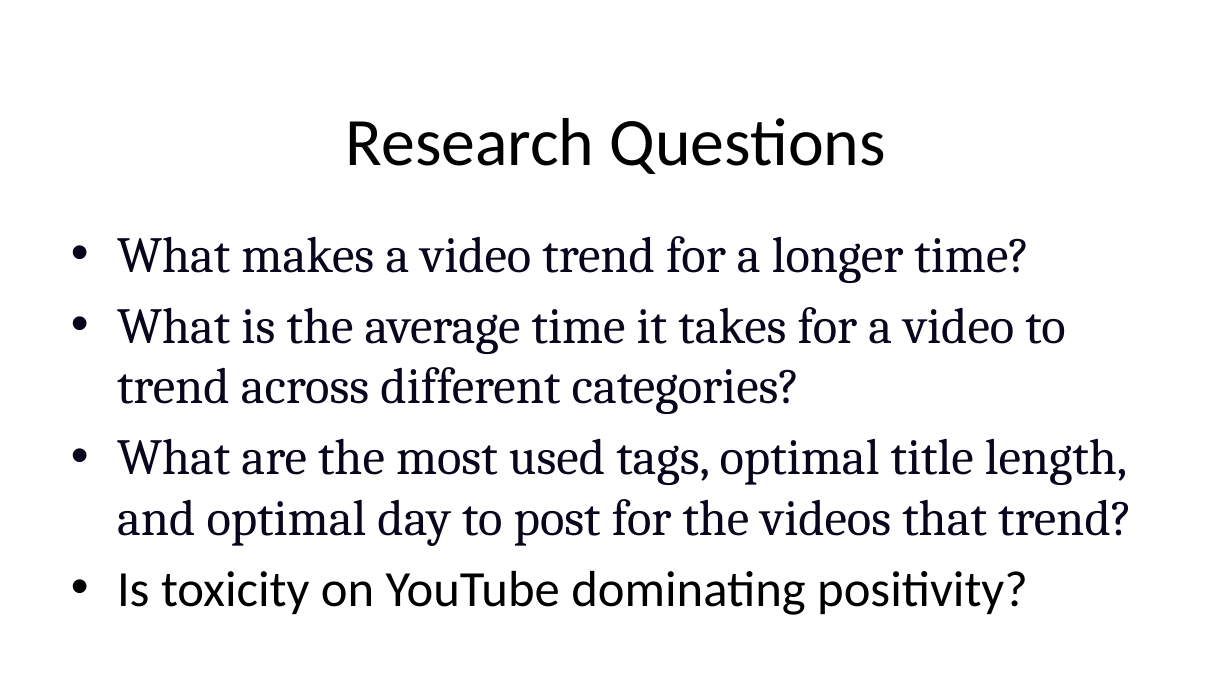
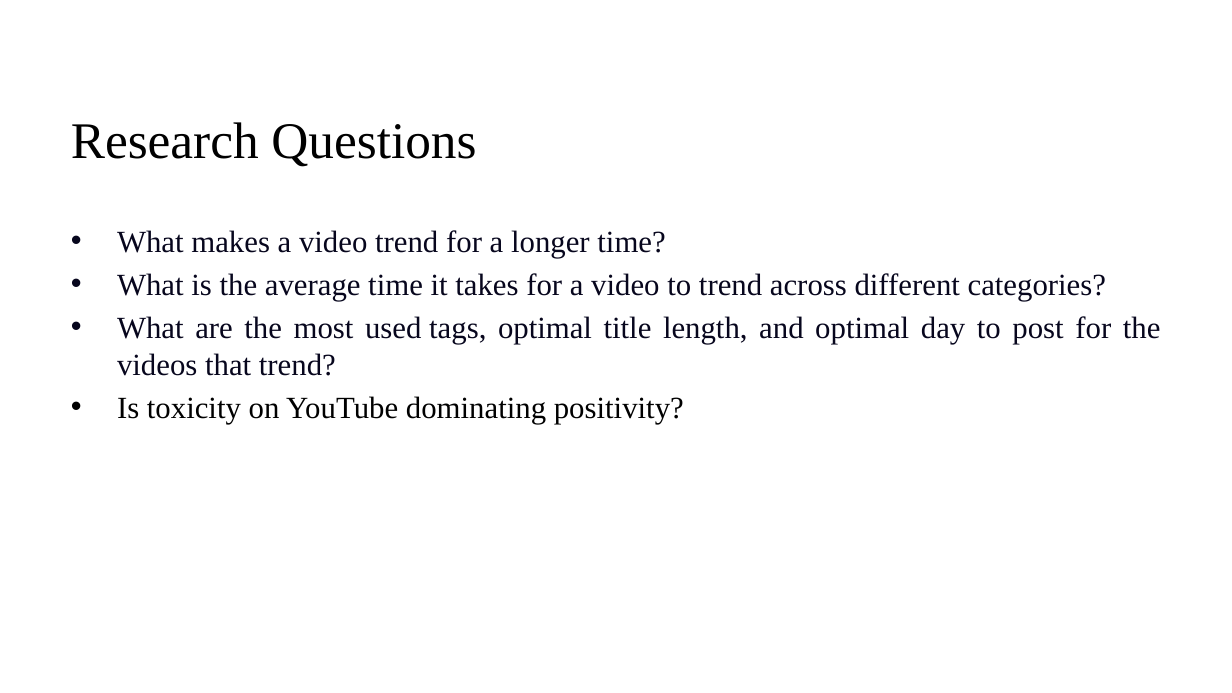
Before and after one commit to VamshiKrishna-1/Youtube_Video_Analysis_and_Prediction, a slide deck: slide 3 of Phase1.pptx. Drawn at 1232x693 pixels with LibreOffice and Linux fonts; fonts in the diff are those of the drawing; background and template pictures are left out. Boxes give left, top, right and bottom in pixels: in the first picture for what was removed or moved away, otherwise in the second. Text is boxed around its words. In the diff, an @@ line names an element or a change of style, - is before the commit and + after.

```diff
--- a/Phase1.pptx
+++ b/Phase1.pptx
@@ title "Research Questions" at bbox=[71, 122, 476, 167]: size 52.8 to 40 pt, font Calibri to Times New Roman; alignment centre to left @@
@@ text "What makes a video trend ..." at bbox=[117, 230, 1161, 424]: size 39.5 to 24 pt; font Cambria to Times New Roman in "What makes a video trend for a ...", "What is the average time it takes ...", "What are the most used tags, optimal ..."; font Calibri to Times New Roman in "Is toxicity on YouTube dominating positivity?"; alignment left to justified; less space between paragraphs @@
```
Also in this commit, not shown: 6 other slides changed, 1 slide added, 1 slide removed, 1 other file.
